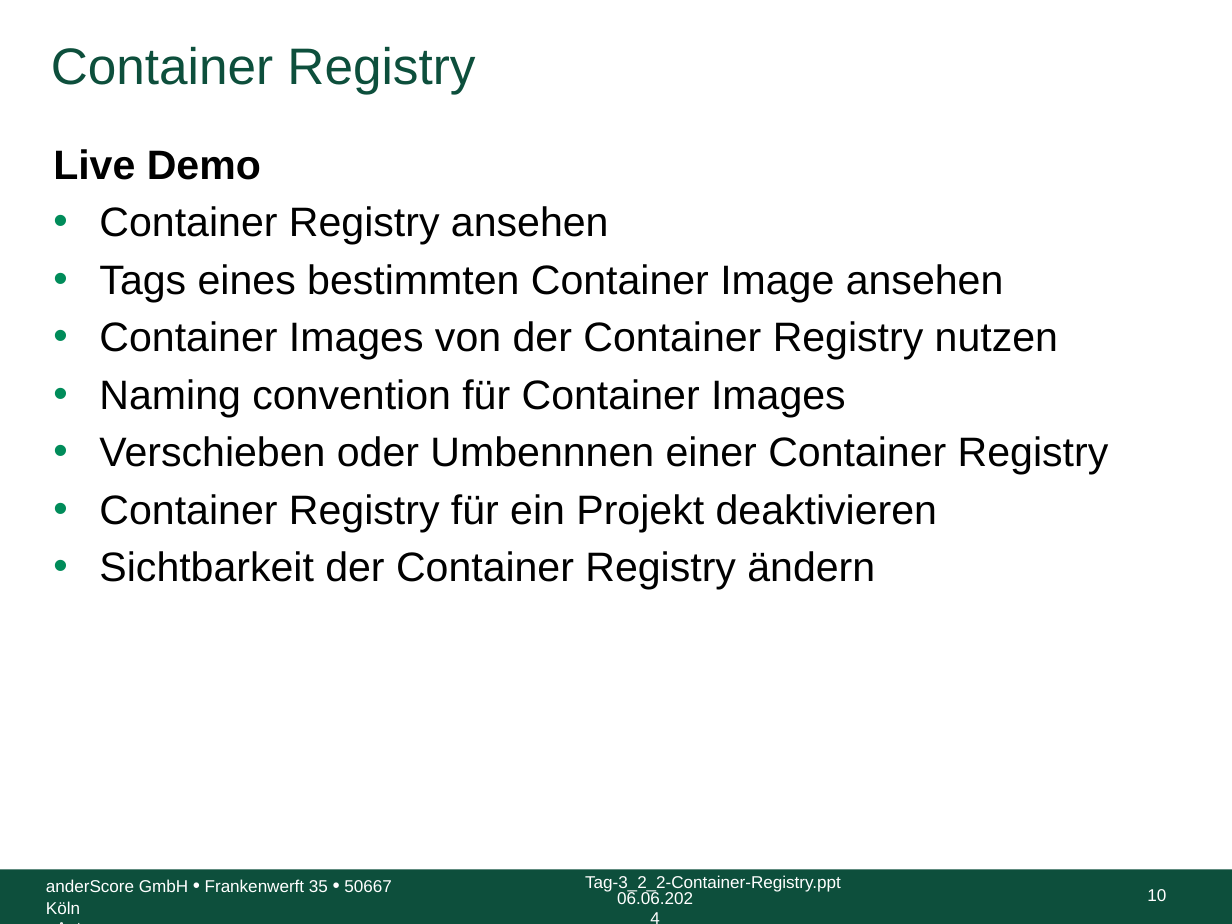
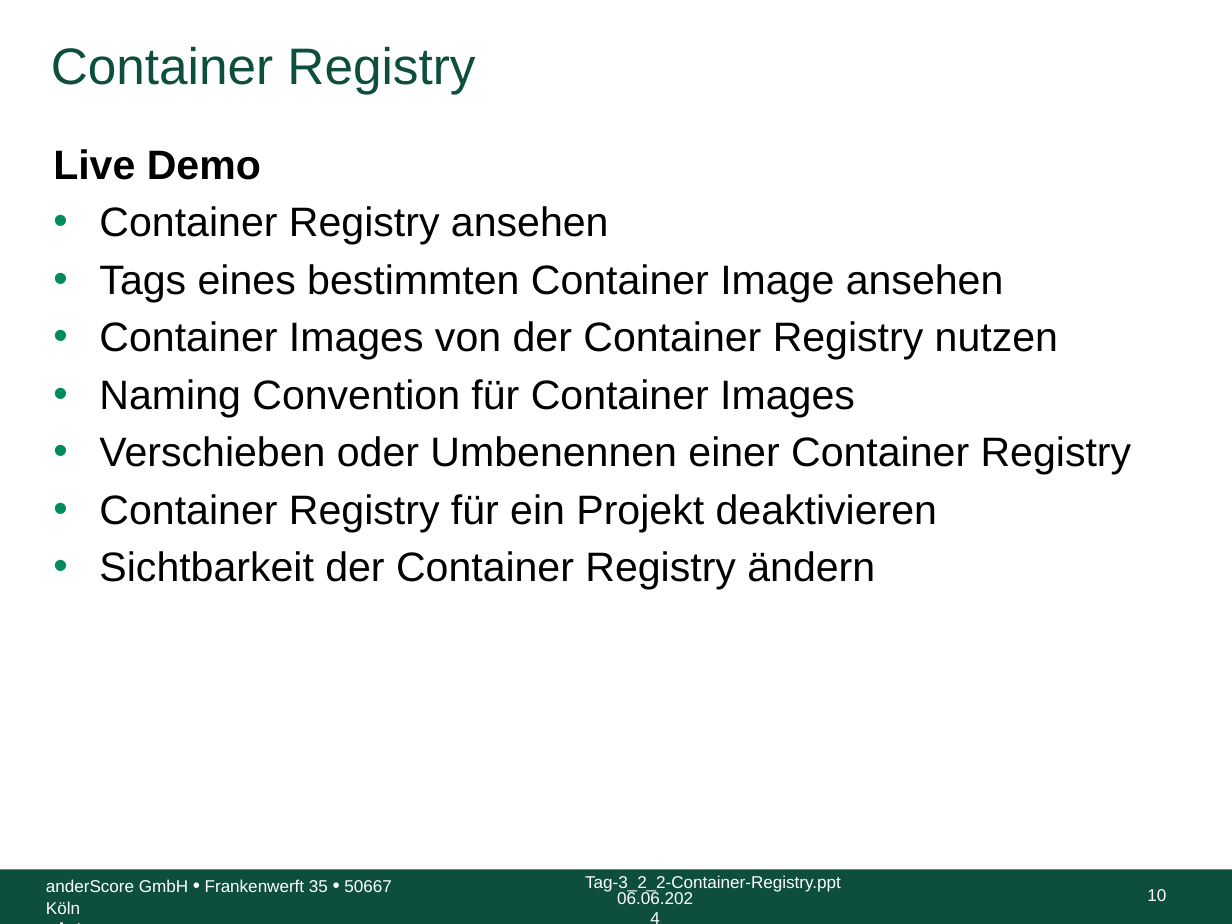
Before and after one commit to anderscore-gmbh/gitlab, a slide deck: slide 10 of slides/Tag-3_2_2-Container-Registry.pptx. Drawn at 1232x924 pixels with LibreOffice and Linux fonts; fonts in the diff are those of the drawing; background and template pictures are left out. Boxes give left, top, right and bottom in pixels: in the first picture for what was removed or moved away, otherwise in the second. Text is boxed around its words. In the diff, an @@ line names an element or a change of style, - is before the commit and + after.

Commit message:
Fix typo

```diff
--- a/slides/Tag-3_2_2-Container-Registry.pptx
+++ b/slides/Tag-3_2_2-Container-Registry.pptx
@@ text at (99, 379, 1132, 475): text changed @@
-• Naming convention für Container Images
-• Verschieben oder Umbennnen einer Container Registry
+• Naming Convention für Container Images
+• Verschieben oder Umbenennen einer Container Registry
```
